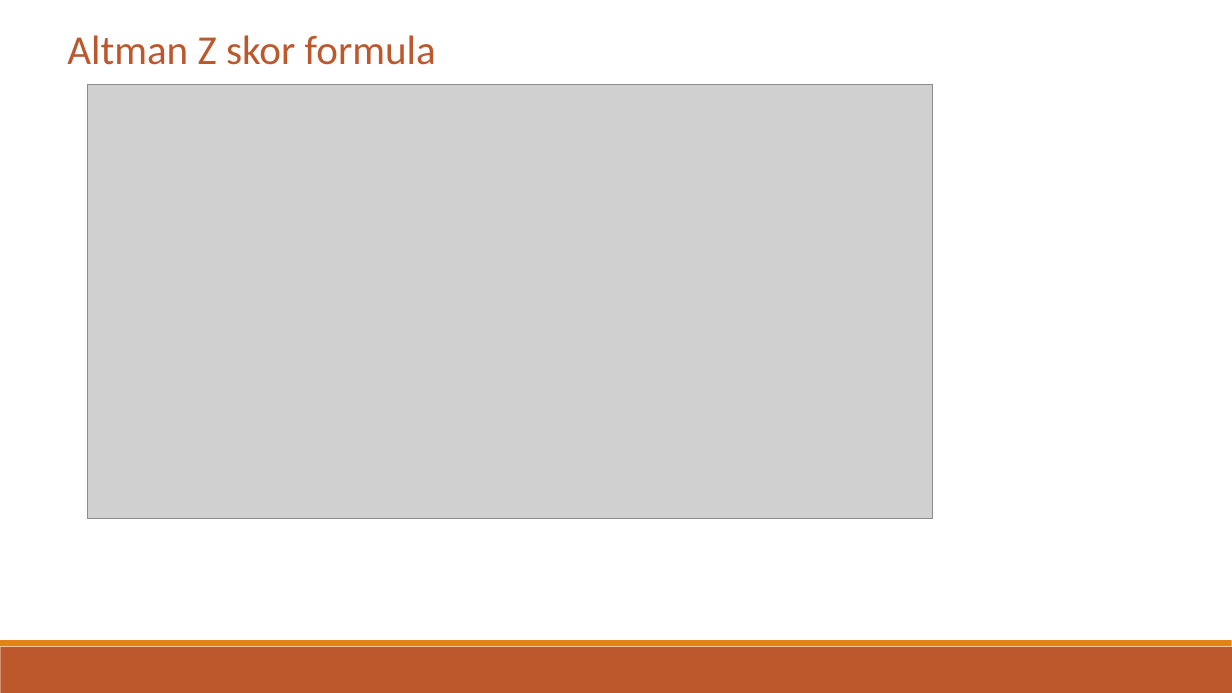
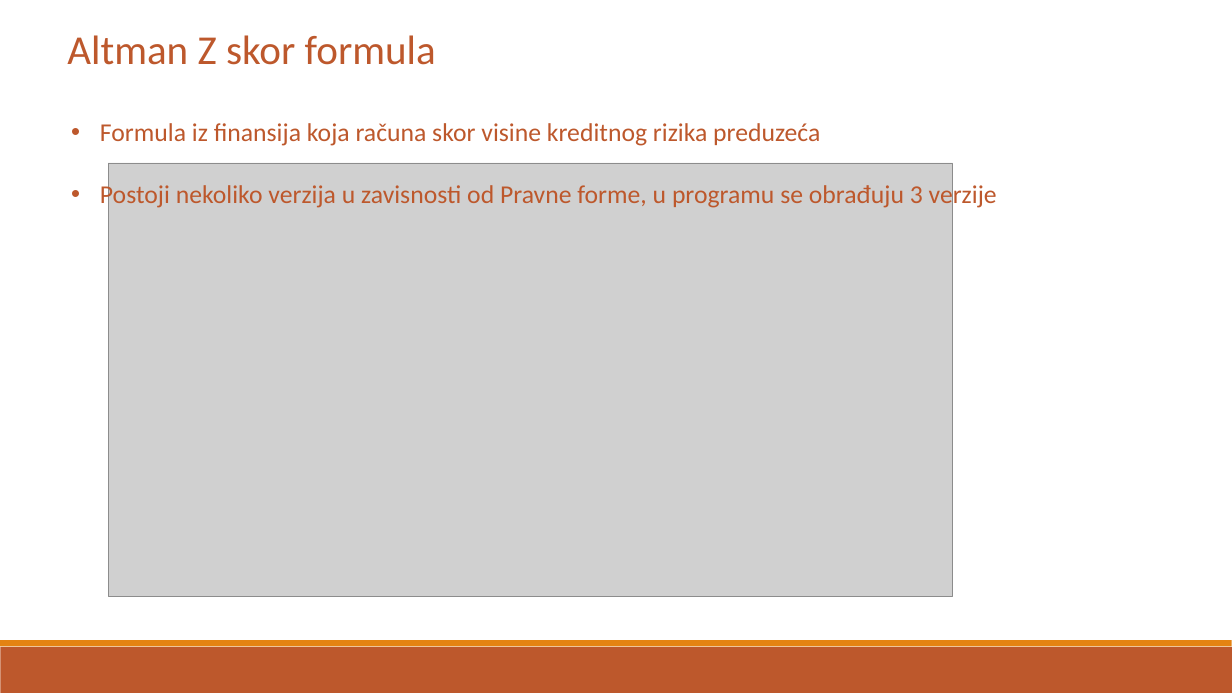
Before and after one commit to Toma1997/Credit-Risk-Prediction-in-Distribution-Network, a slide deck: slide 6 of docs/Prezentacija diplomskog rada.pptx. Drawn at 1232x693 pixels with LibreOffice and Linux fonts; fonts in the diff are those of the drawing; grey boxes stand for pictures. Boxes give left, top, right and bottom in pixels: in the first picture for what was removed or moved away, otherwise in the second. Text is boxed around its words. In the diff, an @@ line names an element or a change of style, - is before the commit and + after.

```diff
--- a/docs/Prezentacija diplomskog rada.pptx
+++ b/docs/Prezentacija diplomskog rada.pptx
@@ text added at (100, 123, 997, 209), 20 pt, text #BD582C @@
+• Formula iz finansija koja računa skor visine kreditnog rizika preduzeća
+• Postoji nekoliko verzija u zavisnosti od Pravne forme, u programu se obrađuju 3 verzije
@@ picture: place and size @@
-picture at (88, 85, 933, 519)
+picture at (108, 163, 953, 596)
```
Also in this commit, not shown: 5 other slides changed, 4 slides added, 4 slides removed, 2 other files.
